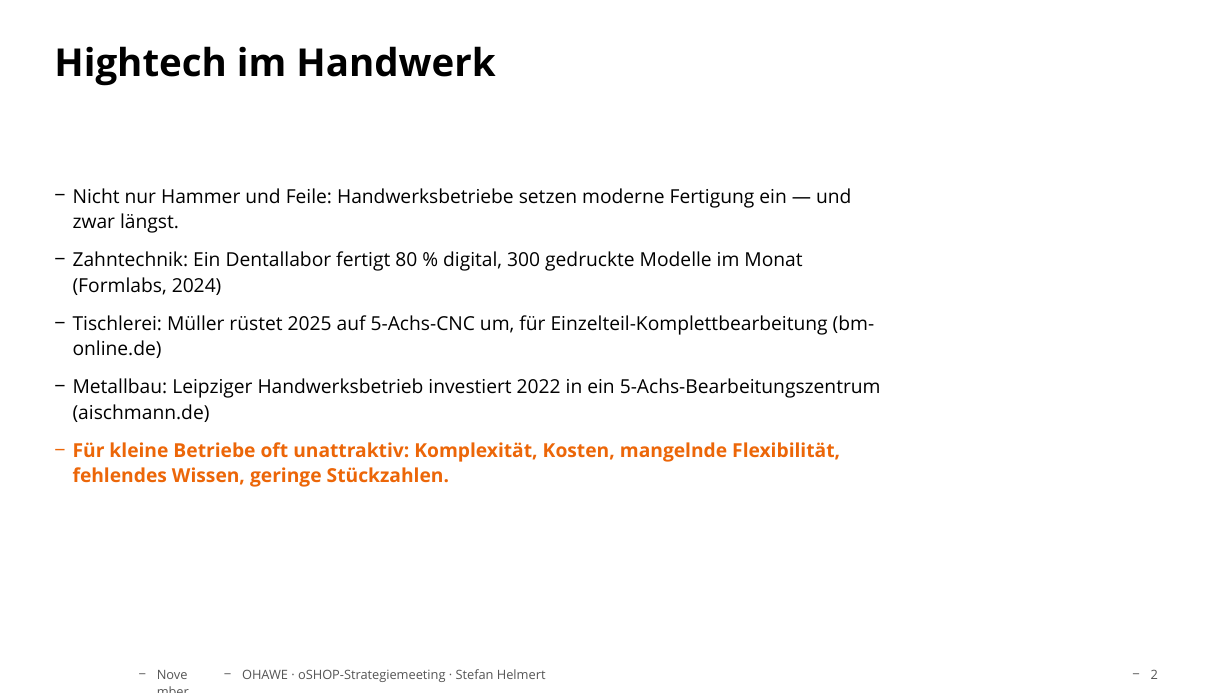
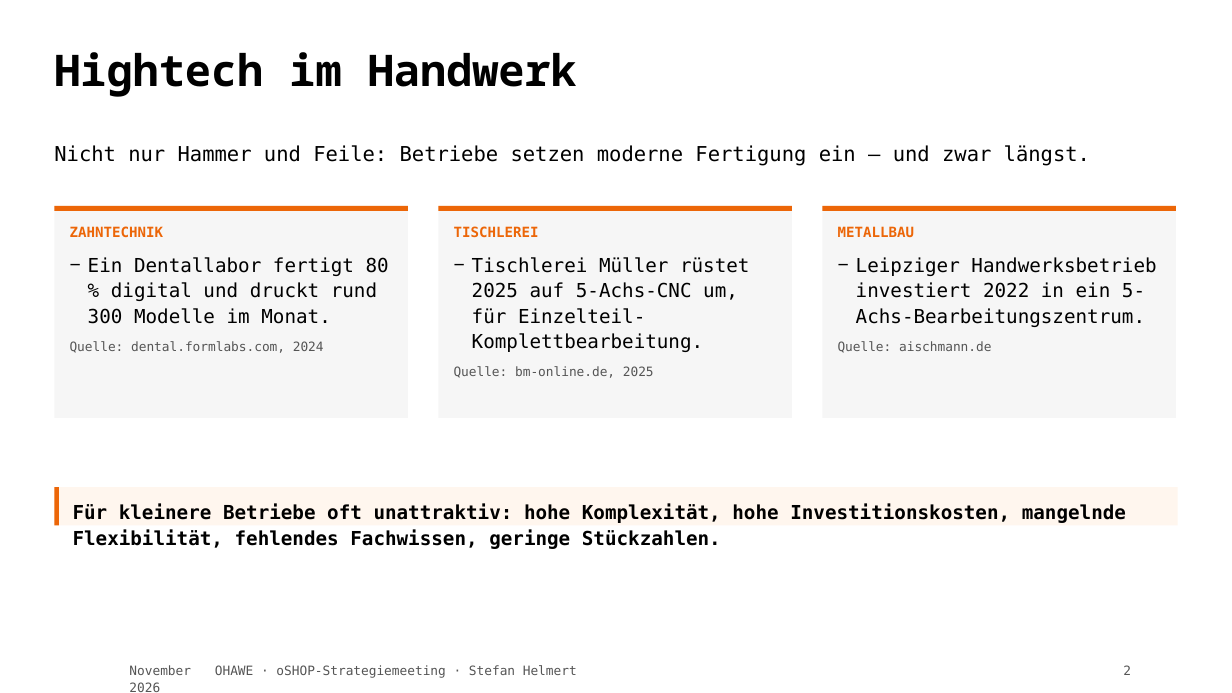
Before and after one commit to TheTesla/slides-oshop-strategieemeeting-ohawe, a slide deck: slide 2 of ohawe-strategie.pptx. Drawn at 1232x693 pixels with LibreOffice and Linux fonts; fonts in the diff are those of the drawing; background and template pictures are left out. Boxes give left, top, right and bottom in pixels: in the first picture for what was removed or moved away, otherwise in the second. Text is boxed around its words. In the diff, an @@ line names an element or a change of style, - is before the commit and + after.

Commit message:
Fußzeile sitzt in beiden Fassungen gleich tief; PPTX wieder gestaltet statt reiner Listen
- Reveal-Druck: Folie als feste Seite, Fußzeile absolut 34px über der Unterkante,
  Inhaltsabstand 104px. Vorher wanderte die Fußzeile mit der Textmenge.
- Titelfolie: Metazeile auf dieselbe Höhe gesetzt, damit der Abstand überall stimmt.
- PPTX neu aufgebaut: Karten, Kennzahlen, Zitatbalken und Bildreihen wie in der
  HTML-Fassung, Typografie/Farben aus dem Master (LM Mono, LM Mono Caps, Orange).
- LM Mono installiert und in die PPTX eingebettet; Aufzählungsstriche aus dem
  Master-Textstil, Titel/Fußzeilen ohne Strich.
- Fußzeile in der PPTX auf den Master-Koordinaten, rechts vom Logo.

```diff
--- a/ohawe-strategie.pptx
+++ b/ohawe-strategie.pptx
@@ text "Hightech im Handwerk" at [54,52,577,97]: size 30 to 34 pt, font Open Sans to Noto Sans Mono; line spacing 1 to 1.1; more space between paragraphs @@
@@ text added at [54,145,1090,166], 16 pt, text #000000 @@
+Nicht nur Hammer und Feile: Betriebe setzen moderne Fertigung ein — und zwar längst.
@@ rectangle added at [55,206,409,419], fill #F6F6F6 @@
@@ rectangle added at [55,206,409,212], fill #EC6608 @@
@@ text removed at [73,188,881,487] @@
-− Nicht nur Hammer und Feile: Handwerksbetriebe setzen moderne Fertigung ein — und zwar längst.
-− Zahntechnik: Ein Dentallabor fertigt 80 % digital, 300 gedruckte Modelle im Monat (Formlabs, 2024)
-− Tischlerei: Müller rüstet 2025 auf 5-Achs-CNC um, für Einzelteil-Komplettbearbeitung (bm-online.de)
-− Metallbau: Leipziger Handwerksbetrieb investiert 2022 in ein 5-Achs-Bearbeitungszentrum (aischmann.de)
-− Für kleine Betriebe oft unattraktiv: Komplexität, Kosten, mangelnde Flexibilität, fehlendes Wissen, geringe Stückzahlen.
@@ rectangle added at [438,206,792,419], fill #F6F6F6 @@
@@ rectangle added at [438,206,792,212], fill #EC6608 @@
@@ rectangle added at [823,206,1177,419], fill #F6F6F6 @@
@@ rectangle added at [823,206,1177,212], fill #EC6608 @@
@@ text added at [70,226,389,353], 15 pt, text #000000 @@
+ZAHNTECHNIK
+− Ein Dentallabor fertigt 80 % digital und druckt rund 300 Modelle im Monat.
+Quelle: dental.formlabs.com, 2024
@@ text added at [454,226,749,378], 15 pt, text #000000 @@
+TISCHLEREI
+− Tischlerei Müller rüstet 2025 auf 5-Achs-CNC um, für Einzelteil-Komplettbearbeitung.
+Quelle: bm-online.de, 2025
@@ text added at [838,226,1156,353], 15 pt, text #000000 @@
+METALLBAU
+− Leipziger Handwerksbetrieb investiert 2022 in ein 5-Achs-Bearbeitungszentrum.
+Quelle: aischmann.de
@@ rectangle added at [55,487,1178,526], fill #FFF6EE @@
@@ rectangle added at [55,487,59,526], fill #EC6608 @@
@@ text added at [73,504,1126,549], 15 pt, text #000000, bold @@
+Für kleinere Betriebe oft unattraktiv: hohe Komplexität, hohe Investitionskosten, mangelnde Flexibilität, fehlendes Fachwissen, geringe Stückzahlen.
@@ font Open Sans to DejaVu Sans Mono; bullet − to none; less space between paragraphs in 3 elements at [129,665,191,692], [1123,665,1131,675], [215,665,577,678] @@
```
Also in this commit, not shown: 10 other slides changed, 4 other files.
